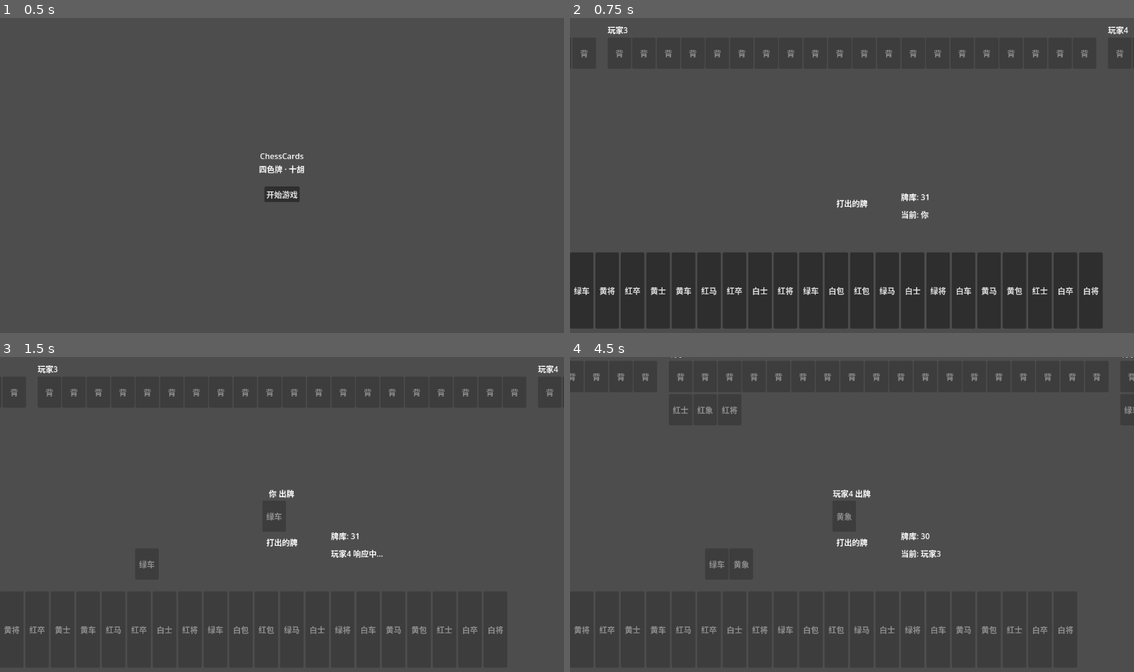
Above: before the commit, frames 1-4 (two rows, left to right).
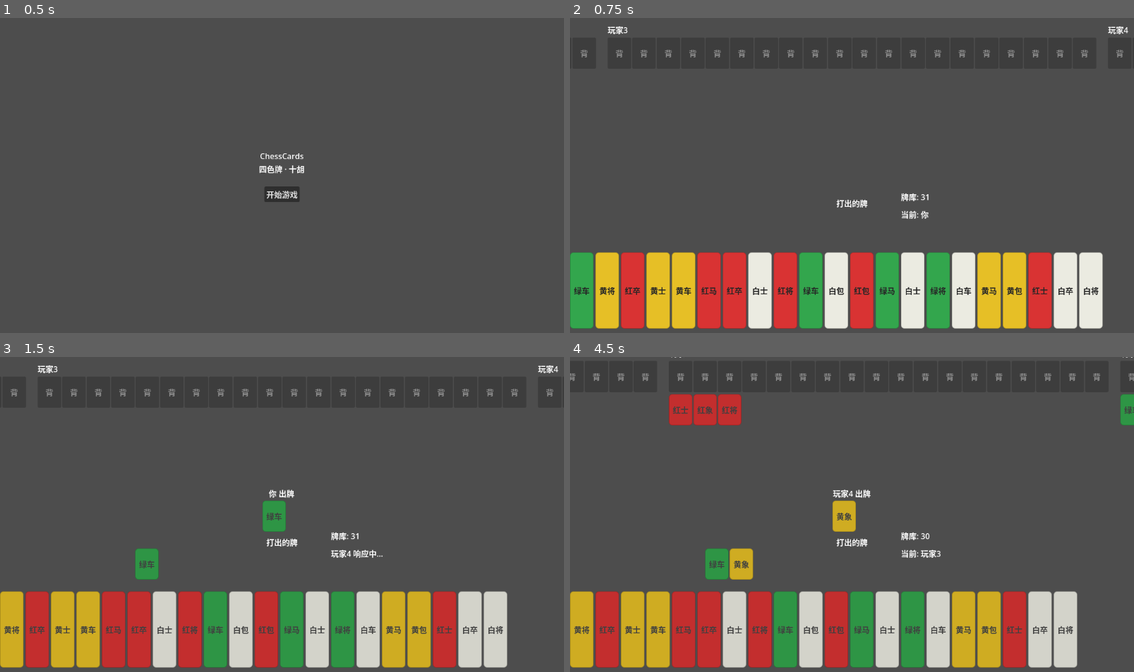
Above: after the commit, the same moments.

Repository: BobbysZhang/chess-cards
Game: Godot game, scene res://res/scenes/lobby/lobby.tscn
The game is run twice, just before and just after one commit, with the same random seed, the same clock (stepped at 60 frames per second) and the same inputs.
Inputs:
- Up to frame 1 (0.5 s): no input
- Up to frame 2 (0.75 s): click "开始游戏" at 0.5 s
- Up to frame 3 (1.5 s): click "绿车" at 1.25 s
- Up to frame 4 (4.5 s): click "过" at 2.75 s; tap Enter at 3.5 s; tap Space at 4.25 s

Frame 1 is identical in both runs. In frame 2, 22% of the frame differs, in the area x 0-95%, y 74-99%; in frame 3, 21%; in frame 4, 23%, in the area x 0-100%, y 11-99%.

Commit message:
feat: 手牌按花色显示卡片背景色（红/黄/白/绿）
- GameRules 新增 suit_color() 返回花色对应颜色
- Card 用 StyleBoxFlat 为 normal/hover/pressed 等状态设置背景色
- 牌背恢复默认灰色，牌面文字保持深色可读
- 同步更新 DESIGN_PLAN 1.6、2.6

Made-with: Cursor

Diff:
--- a/res/scripts/autoload/game_rules.gd
+++ b/res/scripts/autoload/game_rules.gd
@@ -218,3 +218,12 @@
 		Suit.WHITE: return "白"
 		Suit.GREEN: return "绿"
 	return "?"
+
+## 花色对应的显示颜色（GAME_RULES 1.1 黄、红、白、绿）
+static func suit_color(s: int) -> Color:
+	match s:
+		Suit.RED: return Color(0.85, 0.2, 0.2)      # 红
+		Suit.YELLOW: return Color(0.9, 0.75, 0.15)  # 黄
+		Suit.WHITE: return Color(0.92, 0.92, 0.88) # 白（略偏灰以便在浅底上可见）
+		Suit.GREEN: return Color(0.2, 0.65, 0.3)    # 绿
+	return Color(0.6, 0.6, 0.6)
--- a/res/scripts/card.gd
+++ b/res/scripts/card.gd
@@ -17,13 +17,47 @@
 func get_card_data() -> Dictionary:
 	return _card_data
 
+func _make_card_style(bg_color: Color) -> StyleBoxFlat:
+	var style := StyleBoxFlat.new()
+	style.bg_color = bg_color
+	style.set_corner_radius_all(6)
+	style.set_border_width_all(1)
+	style.border_color = bg_color.darkened(0.2)
+	return style
+
+func _clear_card_style() -> void:
+	remove_theme_stylebox_override("normal")
+	remove_theme_stylebox_override("hover")
+	remove_theme_stylebox_override("pressed")
+	remove_theme_stylebox_override("disabled")
+	remove_theme_stylebox_override("focus")
+
 func _update_label() -> void:
 	if face_down or _card_data.is_empty():
 		text = "背"
+		_clear_card_style()
+		remove_theme_color_override("font_color")
+		remove_theme_color_override("font_hover_color")
+		remove_theme_color_override("font_pressed_color")
+		remove_theme_color_override("font_focus_color")
+		remove_theme_color_override("font_disabled_color")
 		return
-	var s: String = GameRules.suit_name(_card_data.get("suit", 0))
+	var suit: int = _card_data.get("suit", 0)
+	var s: String = GameRules.suit_name(suit)
 	var r: String = GameRules.rank_name(_card_data.get("rank", 0))
 	text = s + r
+	var suit_col: Color = GameRules.suit_color(suit)
+	# 卡片背景按花色着色，文字保持深色以便辨认
+	add_theme_stylebox_override("normal", _make_card_style(suit_col))
+	add_theme_stylebox_override("hover", _make_card_style(suit_col.lightened(0.12)))
+	add_theme_stylebox_override("pressed", _make_card_style(suit_col.darkened(0.15)))
+	add_theme_stylebox_override("disabled", _make_card_style(suit_col.darkened(0.1)))
+	add_theme_stylebox_override("focus", _make_card_style(suit_col))
+	add_theme_color_override("font_color", Color(0.15, 0.15, 0.15))
+	add_theme_color_override("font_hover_color", Color(0.15, 0.15, 0.15))
+	add_theme_color_override("font_pressed_color", Color(0.2, 0.2, 0.2))
+	add_theme_color_override("font_focus_color", Color(0.15, 0.15, 0.15))
+	add_theme_color_override("font_disabled_color", Color(0.25, 0.25, 0.25))
 
 func _ready() -> void:
 	pass
Not shown, changed: docs/DESIGN_PLAN.md
